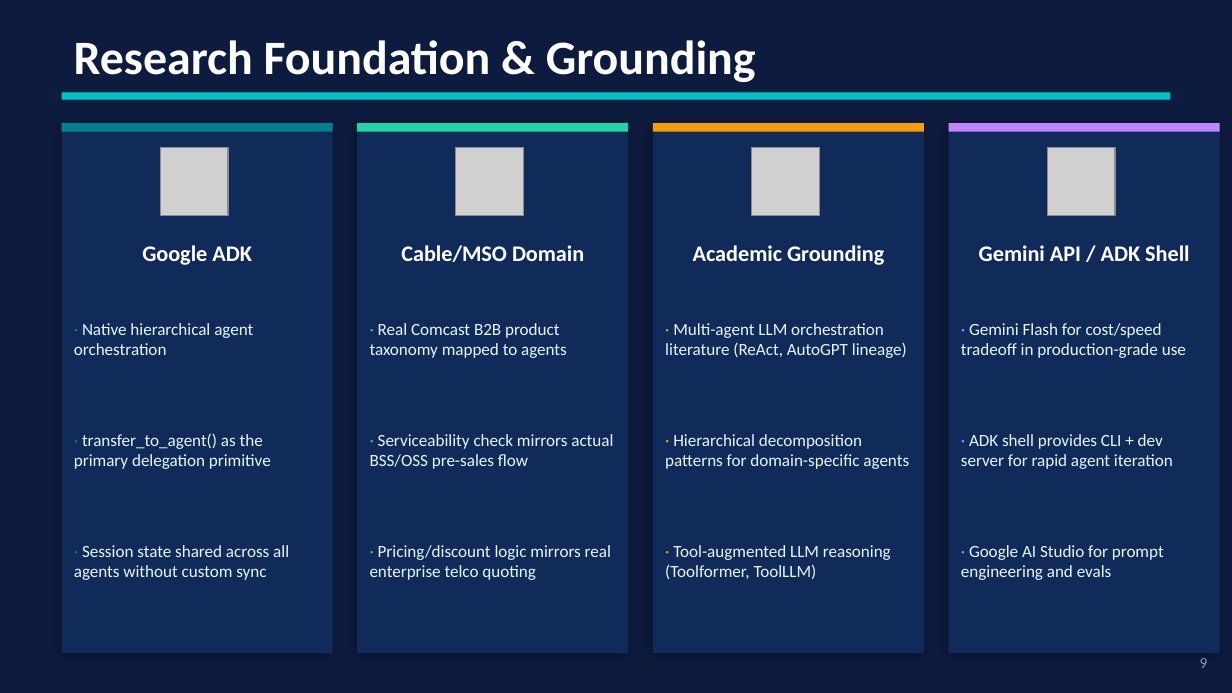
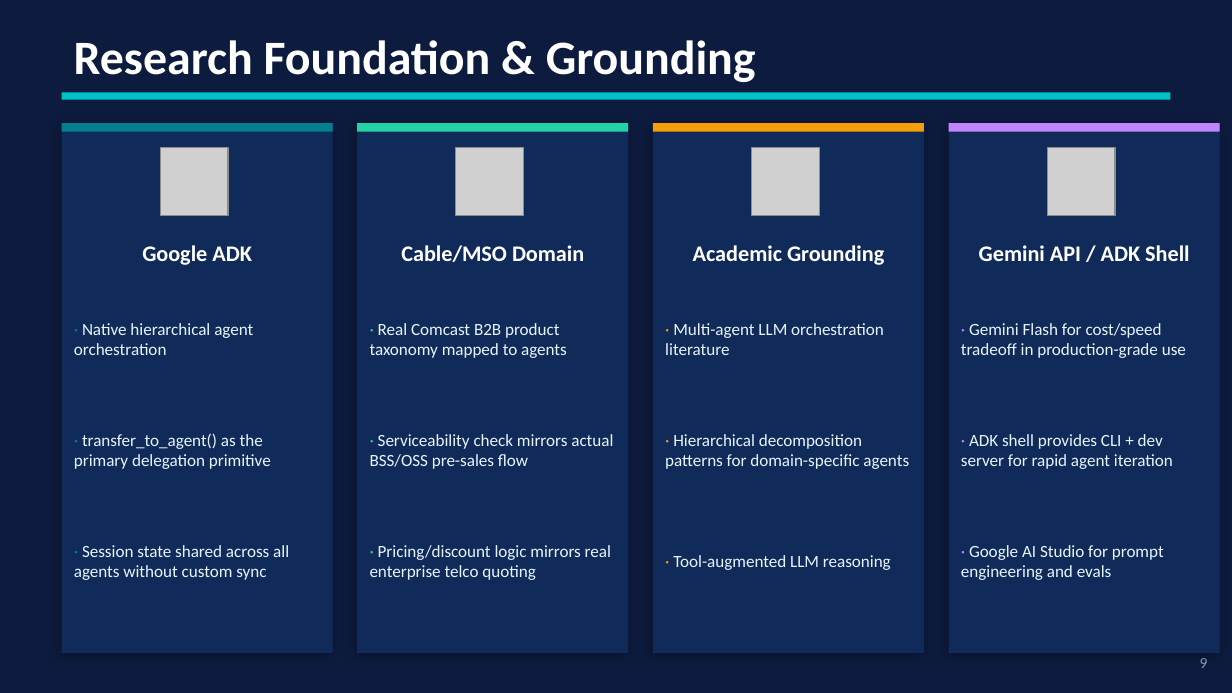
Before and after one commit to sudhamanc/ConversationalSalesAgent, a slide deck: slide 10 of B2B_Sales_Agent_Townhall.pptx (slide 9 before the commit). Drawn at 1232x693 pixels with LibreOffice and Linux fonts; fonts in the diff are those of the drawing; grey boxes stand for pictures. Boxes give left, top, right and bottom in pixels: in the first picture for what was removed or moved away, otherwise in the second. Text is boxed around its words. In the diff, an @@ line names an element or a change of style, - is before the commit and + after.

```diff
--- a/B2B_Sales_Agent_Townhall.pptx
+++ b/B2B_Sales_Agent_Townhall.pptx
@@ text at [665, 323, 884, 355]: text changed @@
-· Multi-agent LLM orchestration literature (ReAct, AutoGPT lineage)
+· Multi-agent LLM orchestration literature
@@ text at [673, 555, 891, 570]: text changed @@
-· Tool-augmented LLM reasoning (Toolformer, ToolLLM)
+· Tool-augmented LLM reasoning
```
Also in this commit, not shown: 3 other slides changed.
